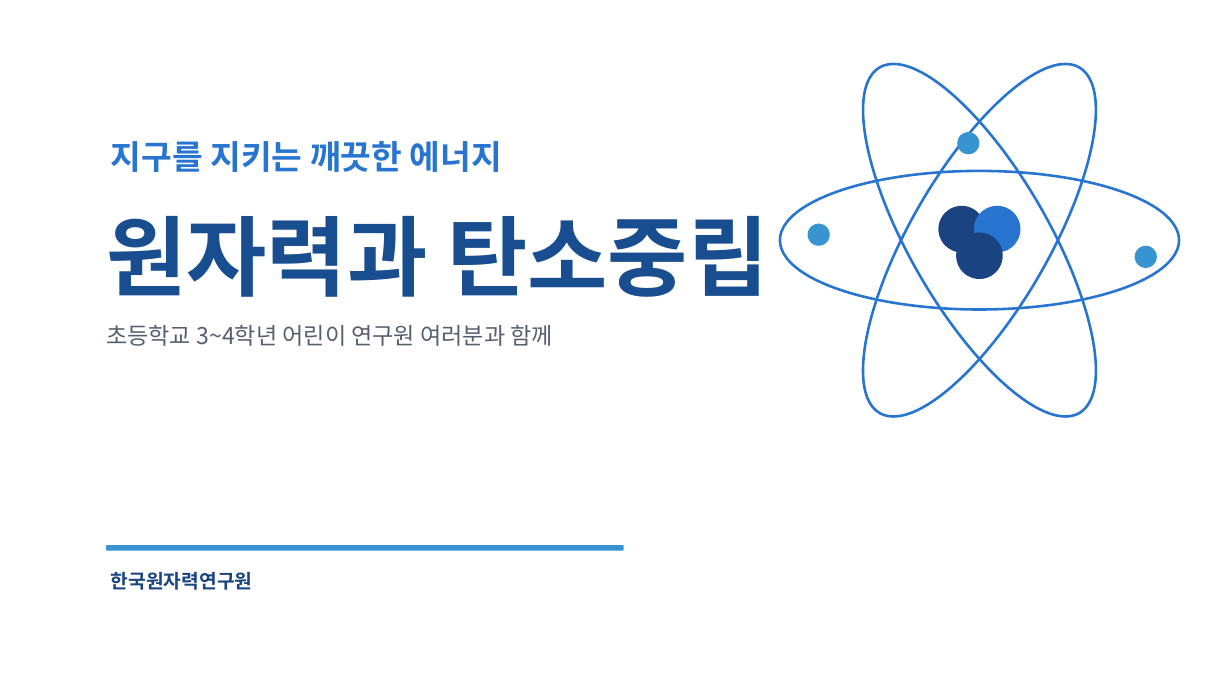
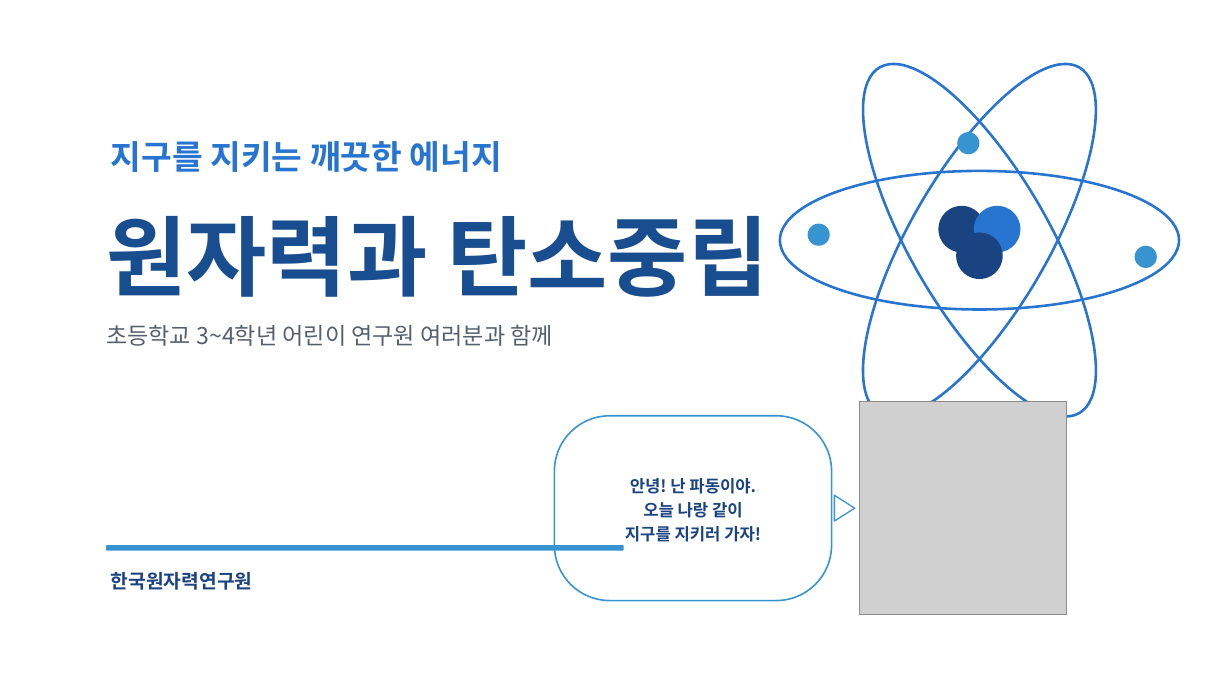
Before and after one commit to parksang-jun/ecture-materials, a slide deck: slide 1 of 강의자료/원자력과 탄소중립_표준양식.pptx. Drawn at 1232x693 pixels with LibreOffice and Linux fonts; fonts in the diff are those of the drawing; grey boxes stand for pictures. Boxes give left, top, right and bottom in pixels: in the first picture for what was removed or moved away, otherwise in the second. Text is boxed around its words. In the diff, an @@ line names an element or a change of style, - is before the commit and + after.

```diff
--- a/강의자료/원자력과 탄소중립_표준양식.pptx
+++ b/강의자료/원자력과 탄소중립_표준양식.pptx
@@ rounded rectangle added at (555, 416, 832, 601), fill #FFFFFF, outline #3794D1 1.25 pt, 13 pt, text #194381, bold @@
+안녕! 난 파동이야.
+오늘 나랑 같이
+지구를 지키러 가자!
@@ picture added at (860, 402, 1067, 615) @@
@@ triangle added at (835, 495, 855, 521), fill #FFFFFF, outline #3794D1 1 pt @@
```
Also in this commit, not shown: 34 other slides changed, 1 slide added, 2 other files.
